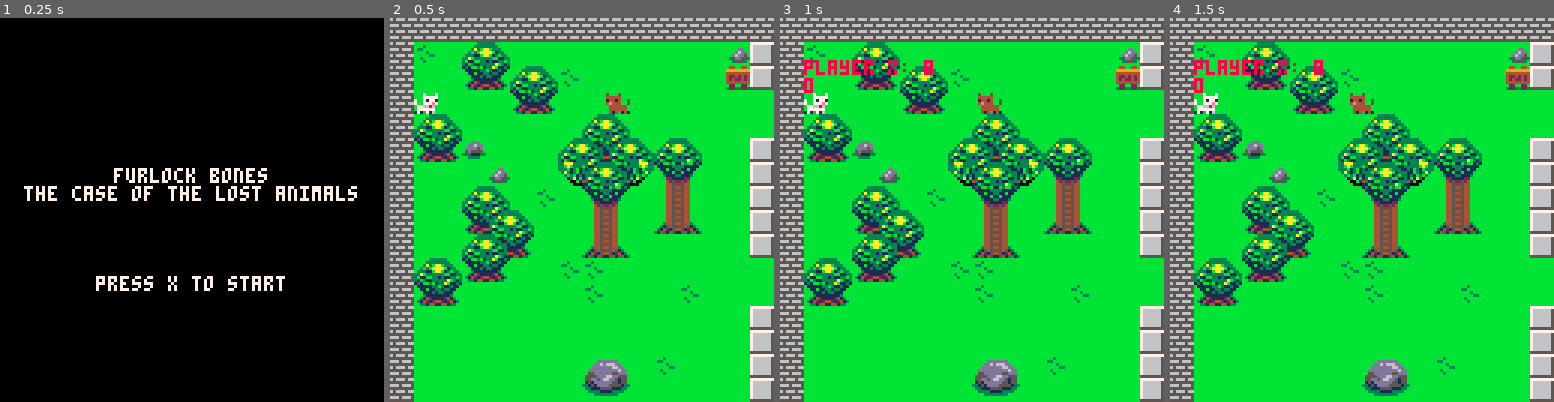
Above: before the commit, frames 1-4 (left to right).
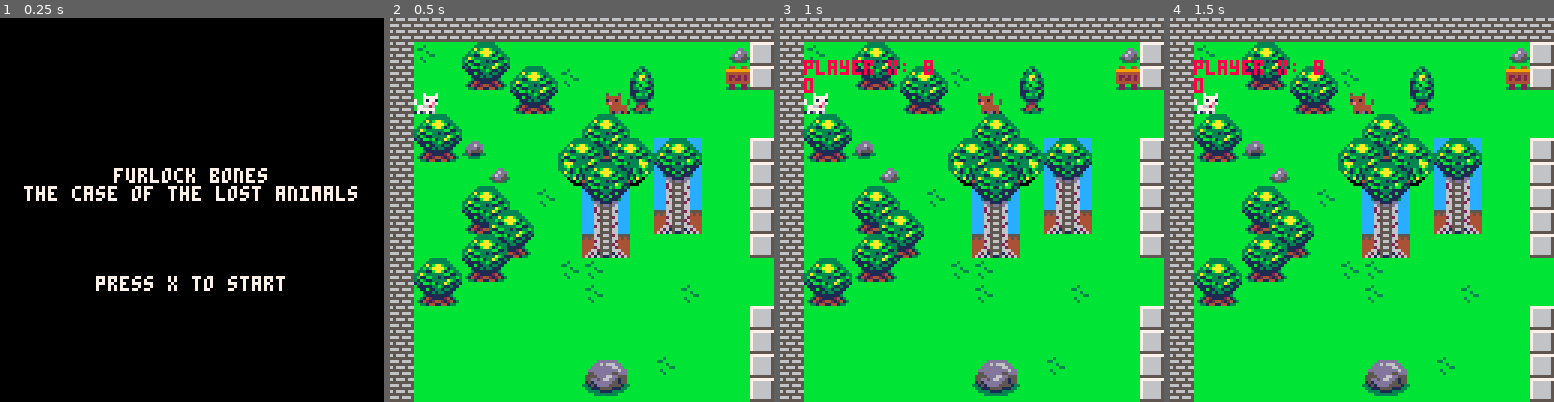
Above: after the commit, the same moments.

Repository: Mackeriah/FurlockBones-game
Game: PICO-8 cartridge furlock bones.p8
Two runs of this game, one before a commit and one after it. Both use one fixed random seed, a clock stepped at 60 frames per second and the inputs below.
Inputs:
- Up to frame 1 (0.25 s): no input
- Up to frame 2 (0.5 s): tap X (X key) at 0.33 s
- Up to frame 3 (1 s): tap O (Z key) at 0.7 s
- Up to frame 4 (1.5 s): tap X (X key) at 1.07 s

Frame 1 is identical in both runs. In frame 2, 3.9% of the frame differs, in the area x 50-82%, y 12-63%; in frame 3, 3.9%; in frame 4, 3.9%.

Commit message:
built owl's map location with treehouse

Diff:
--- a/furlock bones.p8
+++ b/furlock bones.p8
@@ -71,8 +71,11 @@
 function draw_game()
  	camera(camera_x,camera_y)
  	map(0,0,0,0,128,32)
+	spr(126,80,24,1,1,1)
  	spr(player.sprite,player.x,player.y,1,1,player.direction==-1)
 	spr(brian.sprite,brian.x,brian.y,1,1,brian.direction==-1)
+	spr(110,80,16,1,1,1)
+
 end
 
 -->8
@@ -752,18 +755,18 @@
 
 
 __gff__
-0000000000000200000000000000000000010101800000000000000000000000000100000101010000000000000000000001000000000000000000000000000000000101000000010100000000000101000001010000000000000000000001010101000000000000000000000000010001010000000000000000000000000100
-0101000001000001010100000000000001010000010000010101000000000000010100000100000001010000000000000101010001010000010101000000000000000000000000000000000000000000000000000000000000000000000000000000000000000000000000000000000000000000000000000000000000000000
+0000000000000200800000000000000000010101800000000000000000000000000100010101010000000000000000000001000000000000000000000000000000000101000000010100000000000101000001010000000000000000000000010101000000000000000000000000010001010000000000000000000000000100
+0101000001000001010100000000000001010000010000010101000000000000010101010100000001010000000000000101010001010000010101000000000000000000000000000000000000000000000000000000000000000000000000000000000000000000000000000000000000000000000000000000000000000000
 __map__
-2626262626262626262626262626262626262626262626262626262626262626262626262626262600000000000000000000000000000000000000000000000000000000000000000000000000000000000000000000000000000000000000000000000000000000000000000000000000000000000000000000000000000000
-264946606146464646464646464615242449156e6e6e6e6e4646464646464946464946464646462618181818181818180000000000000000000000000000000000000000000000000000000000000000000000000000000000000000000000000000000000000000000000000000000000000000000000000000000000000000
-264646707160614946464646464614242424247e7e7e7e7e144649464646464646154646494614260b0b0b0b0b0b0b0b0000000000000000000000000000000000000000000000000000000000000000000000000000000000000000000000000000000000000000000000000000000000000000000000000000000000000000
-26464646467071464646464646464646464646491546461937383838383838383838383839383838382a381b1b1b1a1b0000000000000000000000000000000000000000000000000000000000000000000000000000000000000000000000000000000000000000000000000000000000000000000000000000000000000000
-266061464646464660614646464646464649464646464619381a3838381a382937383838383837383838381b1b1b1b1b0000000000000000000000000000000000000000000000000000000000000000000000000000000000000000000000000000000000000000000000000000000000000000000000000000000000000000
-267071724646466040416180814646242424246e6e6e6e6e154646464646464946464646464615262b2c2c2d2e2e2d2f0000000000000000000000000000000000000000000000000000000000000000000000000000000000000000000000000000000000000000000000000000000000000000000000000000000000000000
-264646466246464e50514f90914646242446467e7e7e7e7e4646461546464646464646464946492618181818181818180000000000000000000000000000000000000000000000000000000000000000000000000000000000000000000000000000000000000000000000000000000000000000000000000000000000000000
-2646466061464946909146a0a146462424494624244624464646464646464646464646464646462618181818181818180000000000000000000000000000000000000000000000000000000000000000000000000000000000000000000000000000000000000000000000000000000000000000000000000000000000000000
-2646467041614646a0a146b0b146462424242424244624464646464646464646464646464646462600000000000000000000000000000000000000000000000000000000000000000000000000000000000000000000000000000000000000000000000000000000000000000000000000000000000000000000000000000000
+2626262626262626262626262626262626262626262626262626262626262626262626262626262618181818181818181818181818181818181818188081181818180000000000000000000000000000000000000000000000000000000000000000000000000000000000000000000000000000000000000000000000000000
+264946606146464646464646464615242449156e6e6e6e6e4646464646464946464946464646462618181818181818181818181818181818181818808283811818180000000000000000000000000000000000000000000000000000000000000000000000000000000000000000000000000000000000000000000000000000
+264646707160614946464646464614242424247e7e7e7e7e1446494646464646461546464946142633183318331833183318331818181818181818a29293a31818180000000000000000000000000000000000000000000000000000000000000000000000000000000000000000000000000000000000000000000000000000
+264646464670714646464646464646464646464915464619373838383838383838383838393838380c0c0c0c0c0c0c0c0c0c0c0c0c1c0d18181818189091181818180000000000000000000000000000000000000000000000000000000000000000000000000000000000000000000000000000000000000000000000000000
+266061464646464660614646464646464649464646464619381a3838381a382937383838383837381b371b1b1b1b2a1b1b1b1b1b1b1b1c0d18081818a0a1181818180000000000000000000000000000000000000000000000000000000000000000000000000000000000000000000000000000000000000000000000000000
+267071724646466040416180814646242424246e6e6e6e6e154646464646464946464646464615262b1b1b1b1b1b1b1b1b1b1b1b1b1b1b0c0c0c1c0da0a1181818180000000000000000000000000000000000000000000000000000000000000000000000000000000000000000000000000000000000000000000000000000
+264646466246464e50514f90914646242446467e7e7e7e7e464646154646464646464646494649262c2b232d232d232e232e232d2d1b371b1b1b1b0cb0b11c0d18180000000000000000000000000000000000000000000000000000000000000000000000000000000000000000000000000000000000000000000000000000
+2646466061464946909146a0a14646242449462424462446464646464646464646464646464646261818181818181818181818182c2b2e2e2d2e2e2e2d2d2f0e18180000000000000000000000000000000000000000000000000000000000000000000000000000000000000000000000000000000000000000000000000000
+2646467041614646a0a146b0b146462424242424244624464646464646464646464646464646462618181818181818181818181818181818181818181818181818180000000000000000000000000000000000000000000000000000000000000000000000000000000000000000000000000000000000000000000000000000
 2646466051714646b0b146464646462424244646464624464646464646464646464646464646462600000000000000000000000000000000000000000000000000000000000000000000000000000000000000000000000000000000000000000000000000000000000000000000000000000000000000000000000000000000
 2660617071464649494646464646464646464646464646464646464646464646464646464646462600000000000000000000000000000000000000000000000000000000000000000000000000000000000000000000000000000000000000000000000000000000000000000000000000000000000000000000000000000000
 2670714646464646494646464946464646464646464946464946464646464646464646464646462600000000000000000000000000000000000000000000000000000000000000000000000000000000000000000000000000000000000000000000000000000000000000000000000000000000000000000000000000000000
Not shown, changed: 72 lines of the sprite sheet (__gfx__) section of furlock bones.p8
